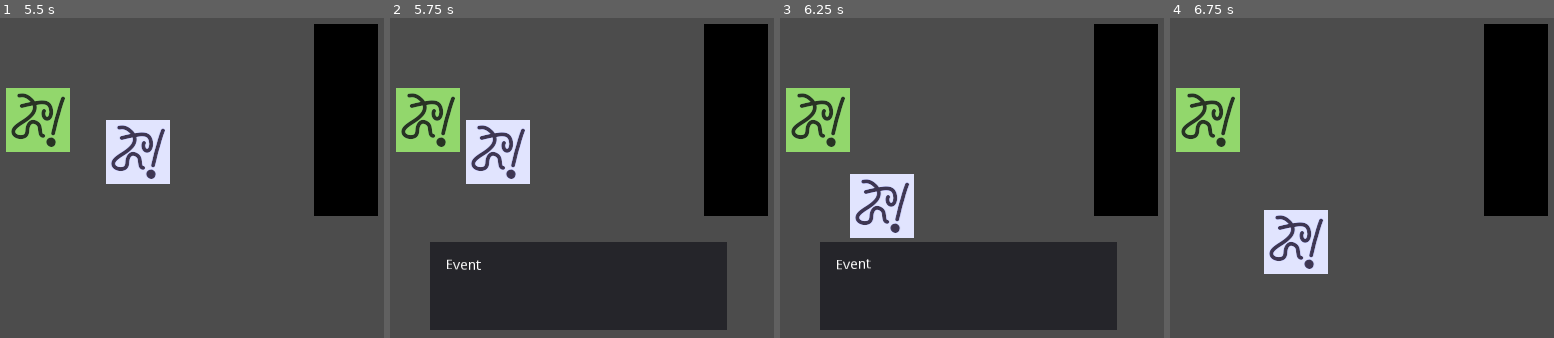
Above: before the commit, frames 1-4 (left to right).
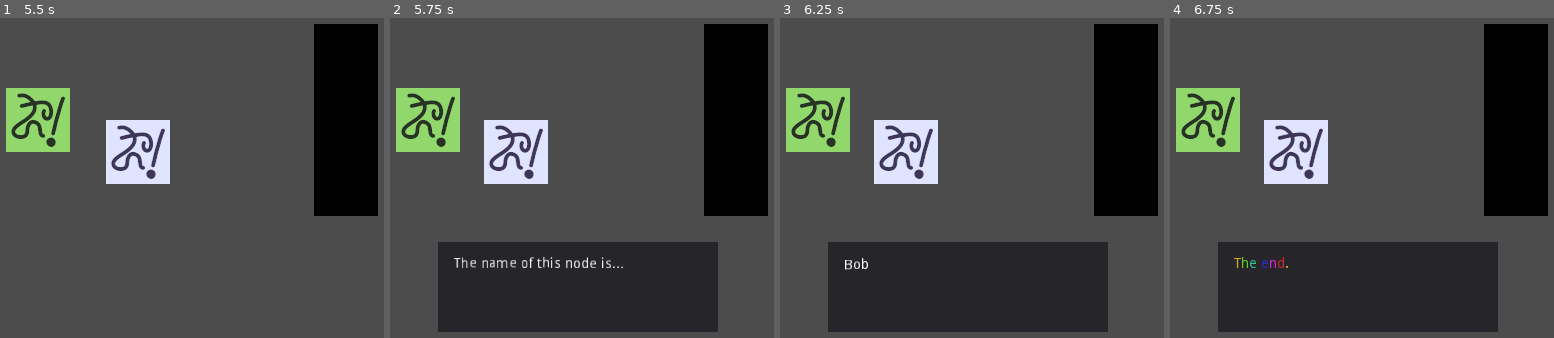
Above: after the commit, the same moments.

Repository: Kapendev/volta
Game: Godot game, scene res://src/scenes/Main.tscn
The game is run twice, just before and just after one commit, with the same random seed, the same clock (stepped at 60 frames per second) and the same inputs.
Inputs:
- Up to frame 1 (5.5 s): click "New Game" at 0.5 s; tap Enter (ui_accept) at 1.25, 2.1, 2.27, 2.57, 3.6, 3.77, 4.07, 5.1, 5.27 s; hold Right (ui_right) 1.28-2.03 s; hold Enter (ui_accept) 1.28-2.03 s; hold Down (ui_down) 2.03-2.78 s; hold Right (ui_right) 2.78-3.53 s; hold Enter (ui_accept) 2.78-3.53 s; hold Up (ui_up) 3.53-4.28 s; hold Enter (ui_accept) 4.28-5.03 s; hold Left (ui_left) from 4.28 s (still down)
- Up to frame 2 (5.75 s): keep holding Left (ui_left); tap Enter (ui_accept) at 5.57 s
- Up to frame 3 (6.25 s): release Left (ui_left) at 5.78 s; hold Down (ui_down) from 5.78 s (still down); hold Enter (ui_accept) from 5.78 s (still down)
- Up to frame 4 (6.75 s): release Down (ui_down) at 6.53 s; release Enter (ui_accept) at 6.53 s; hold Right (ui_right) from 6.53 s (still down); tap Enter (ui_accept) at 6.6 s

Frame 1 is identical in both runs. In frame 2, 5.0% of the frame differs, in the area x 10-88%, y 31-99%; in frame 3, 6.8%; in frame 4, 25%, in the area x 12-86%, y 31-99%.

Commit message:
UI.gd: textbox is better

Diff:
--- a/src/nodes/PlayerEvent.gd
+++ b/src/nodes/PlayerEvent.gd
@@ -26,7 +26,11 @@
 	if Input.is_action_just_pressed("ui_accept"):
 		var body := hit()
 		if body:
-			Game.ui.show_textbox("[wave]%s[/wave]" % body.name)
+			Game.ui.show_input_textbox([
+				"[shake]The name of this node is...[/shake]", \
+				"[wave]%s[/wave]" % body.name, \
+				"[rainbow]The end.[/rainbow]"
+			])
 		else:
 			Game.ui.hide_textbox()
 
--- a/src/scenes/levels/TestLevel.tscn
+++ b/src/scenes/levels/TestLevel.tscn
@@ -28,15 +28,15 @@
 [node name="CollisionShape2D" type="CollisionShape2D" parent="PlayerEvent"]
 shape = SubResource( 3 )
 
-[node name="Event" type="KinematicBody2D" parent="."]
+[node name="Bob" type="KinematicBody2D" parent="."]
 position = Vector2( 200, 168 )
 script = ExtResource( 3 )
 
-[node name="Sprite" type="Sprite" parent="Event"]
+[node name="Sprite" type="Sprite" parent="Bob"]
 modulate = Color( 0.647059, 0.945098, 0.423529, 1 )
 texture = ExtResource( 1 )
 
-[node name="CollisionShape2D" type="CollisionShape2D" parent="Event"]
+[node name="CollisionShape2D" type="CollisionShape2D" parent="Bob"]
 shape = SubResource( 1 )
 
 [node name="Wall" type="StaticBody2D" parent="."]
--- a/src/scenes/levels/TestLevel2.tscn
+++ b/src/scenes/levels/TestLevel2.tscn
@@ -25,24 +25,24 @@
 [node name="CollisionShape2D" type="CollisionShape2D" parent="PlayerEvent"]
 shape = SubResource( 3 )
 
-[node name="Event" type="KinematicBody2D" parent="."]
+[node name="Mominpappa" type="KinematicBody2D" parent="."]
 position = Vector2( 512, 121 )
 script = ExtResource( 3 )
 
-[node name="Sprite" type="Sprite" parent="Event"]
+[node name="Sprite" type="Sprite" parent="Mominpappa"]
 modulate = Color( 0.647059, 0.945098, 0.423529, 1 )
 texture = ExtResource( 1 )
 
-[node name="CollisionShape2D" type="CollisionShape2D" parent="Event"]
+[node name="CollisionShape2D" type="CollisionShape2D" parent="Mominpappa"]
 shape = SubResource( 1 )
 
-[node name="Event2" type="KinematicBody2D" parent="."]
+[node name="Snoofkin" type="KinematicBody2D" parent="."]
 position = Vector2( 512, 191 )
 script = ExtResource( 3 )
 
-[node name="Sprite" type="Sprite" parent="Event2"]
+[node name="Sprite" type="Sprite" parent="Snoofkin"]
 modulate = Color( 0.647059, 0.945098, 0.423529, 1 )
 texture = ExtResource( 1 )
 
-[node name="CollisionShape2D" type="CollisionShape2D" parent="Event2"]
+[node name="CollisionShape2D" type="CollisionShape2D" parent="Snoofkin"]
 shape = SubResource( 1 )
--- a/src/scenes/ui/UI.gd
+++ b/src/scenes/ui/UI.gd
@@ -1,18 +1,36 @@
 extends CanvasLayer
+
+# NOTE: signal for textbox? textbox_ended?
+
+enum States {NOTHING, TEXTBOX}
 
 signal menu_pressed(index)
 
 const UIBUTTON_RES := preload("UIButton.tscn")
-const UIMENU_RES := preload("UIMenu.tscn")
-const UITEXTBOX_RES := preload("UITextbox.tscn")
 
-var menu := UIMENU_RES.instance()
-var textbox := UITEXTBOX_RES.instance()
+var counter := 0
+var state := 0
+var state_args: PoolStringArray
+onready var menu := $UIMenu
+onready var textbox := $UITextbox
 
 func _ready() -> void:
-	add_child(menu)
-	add_child(textbox)
+	set_process(false)
 	textbox.hide()
+
+func _input(event: InputEvent) -> void:
+	match state:
+		States.TEXTBOX:
+			if event.is_action_pressed("ui_accept") \
+			and get_textbox_label().get_percent_visible() == 1:
+				counter += 1
+				if counter < len(state_args):
+					show_textbox(state_args[counter])
+				else:
+					Game.unpause()
+					set_process_input(false)
+					hide_textbox()
+					counter = 0
 
 func _on_menu_button_pressed(index: int) -> void:
 	emit_signal("menu_pressed", index)
@@ -31,11 +49,18 @@
 		button.queue_free()
 
 func get_textbox_label() -> RichTextLabel:
-	return textbox.get_child(0) as RichTextLabel
+	return textbox.get_node("Panel/Label") as RichTextLabel
 
 func show_textbox(text: String) -> void:
 	textbox.show()
 	get_textbox_label().set_bbcode("\n" + text)
+
+func show_input_textbox(text_array: PoolStringArray) -> void:
+	Game.pause()
+	set_process_input(true)
+	show_textbox(text_array[0])
+	state = States.TEXTBOX
+	state_args = text_array
 
 func append_textbox(text: String) -> void:
 	get_textbox_label().append_bbcode(text)
--- a/src/scenes/ui/UI.tscn
+++ b/src/scenes/ui/UI.tscn
@@ -1,6 +1,12 @@
-[gd_scene load_steps=2 format=2]
+[gd_scene load_steps=4 format=2]
 
 [ext_resource path="res://src/scenes/ui/UI.gd" type="Script" id=1]
+[ext_resource path="res://src/scenes/ui/UITextbox.tscn" type="PackedScene" id=2]
+[ext_resource path="res://src/scenes/ui/UIMenu.tscn" type="PackedScene" id=3]
 
 [node name="UI" type="CanvasLayer"]
 script = ExtResource( 1 )
+
+[node name="UIMenu" parent="." instance=ExtResource( 3 )]
+
+[node name="UITextbox" parent="." instance=ExtResource( 2 )]
--- a/src/scenes/ui/UIMenu.tscn
+++ b/src/scenes/ui/UIMenu.tscn
@@ -1,6 +1,6 @@
 [gd_scene format=2]
 
-[node name="Menu" type="VBoxContainer"]
+[node name="UIMenu" type="VBoxContainer"]
 anchor_left = 0.3
 anchor_right = 0.7
 anchor_bottom = 1.0
--- a/src/scenes/ui/UITextbox.tscn
+++ b/src/scenes/ui/UITextbox.tscn
@@ -1,16 +1,19 @@
 [gd_scene format=2]
 
-[node name="UITextbox" type="Panel"]
-anchor_left = 0.5
-anchor_top = 1.0
-anchor_right = 0.5
-anchor_bottom = 1.0
-margin_left = -148.0
-margin_top = -110.0
-margin_right = 149.0
-margin_bottom = -22.0
+[node name="UITextbox" type="VBoxContainer"]
+anchor_left = 0.3
+anchor_top = 0.05
+anchor_right = 0.7
+anchor_bottom = 0.95
+alignment = 2
 
-[node name="Label" type="RichTextLabel" parent="."]
+[node name="Panel" type="Panel" parent="."]
+margin_top = 270.0
+margin_right = 280.0
+margin_bottom = 360.0
+rect_min_size = Vector2( 0, 90 )
+
+[node name="Label" type="RichTextLabel" parent="Panel"]
 anchor_right = 1.0
 anchor_bottom = 1.0
 margin_left = 16.0
--- a/src/singletons/Game.gd
+++ b/src/singletons/Game.gd
@@ -6,7 +6,16 @@
 var ui := UI_RES.instance()
 
 func _ready() -> void:
+	set_pause_mode(Node.PAUSE_MODE_PROCESS)
 	add_child(ui)
+
+func pause() -> void:
+	get_tree().set_pause(true)
+
+func unpause() -> void:
+	var tree := get_tree()
+	yield(tree.create_timer(0.01), "timeout")
+	tree.set_pause(false)
 
 func change_scene(scene: String) -> void:
 	get_tree().change_scene(SCENE_DIR + scene + ".tscn")
Binary file changed: .pictures/state2.png
